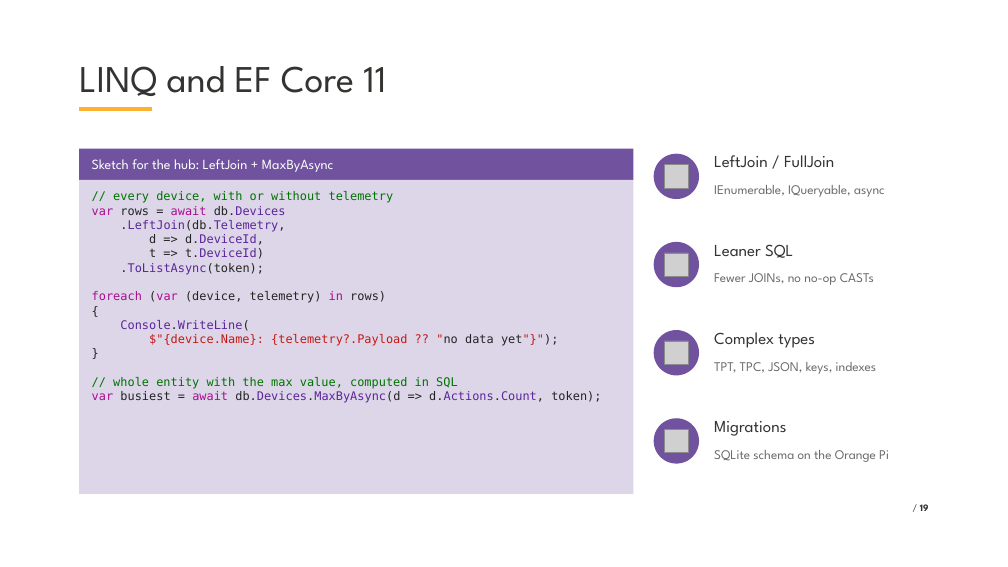
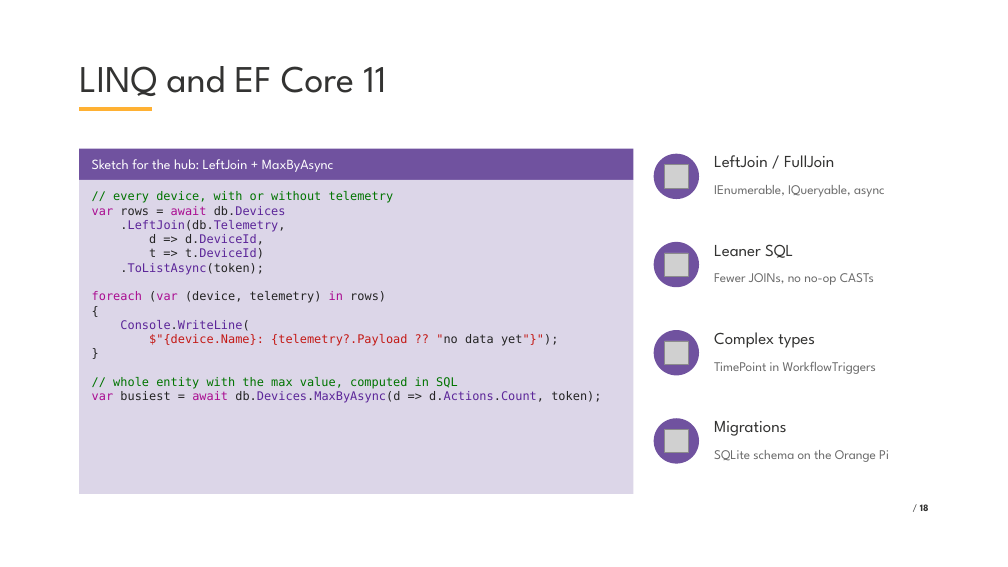
Before and after one commit to VladislavAntonyuk/HomeManagement, a slide deck: slide 18 of .NET Conf 2026 - Ukraine.pptx (slide 19 before the commit). Drawn at 1008x567 pixels with LibreOffice and Linux fonts; fonts in the diff are those of the drawing; grey boxes stand for pictures; background and template pictures are left out. Boxes give left, top, right and bottom in pixels: in the first picture for what was removed or moved away, otherwise in the second. Text is boxed around its words. In the diff, an @@ line names an element or a change of style, - is before the commit and + after.

Commit message:
Fix Workflow runner, update presentation

```diff
--- a/.NET Conf 2026 - Ukraine.pptx
+++ b/.NET Conf 2026 - Ukraine.pptx
@@ text at bbox=[714, 362, 876, 374]: text changed @@
-TPT, TPC, JSON, keys, indexes
+TimePoint in WorkflowTriggers
@@ page number at bbox=[920, 504, 929, 511]: text changed @@
-/ 19
+/ 18
```
Also in this commit, not shown: 17 other slides changed, 10 slides added, 5 slides removed, 38 other files.
